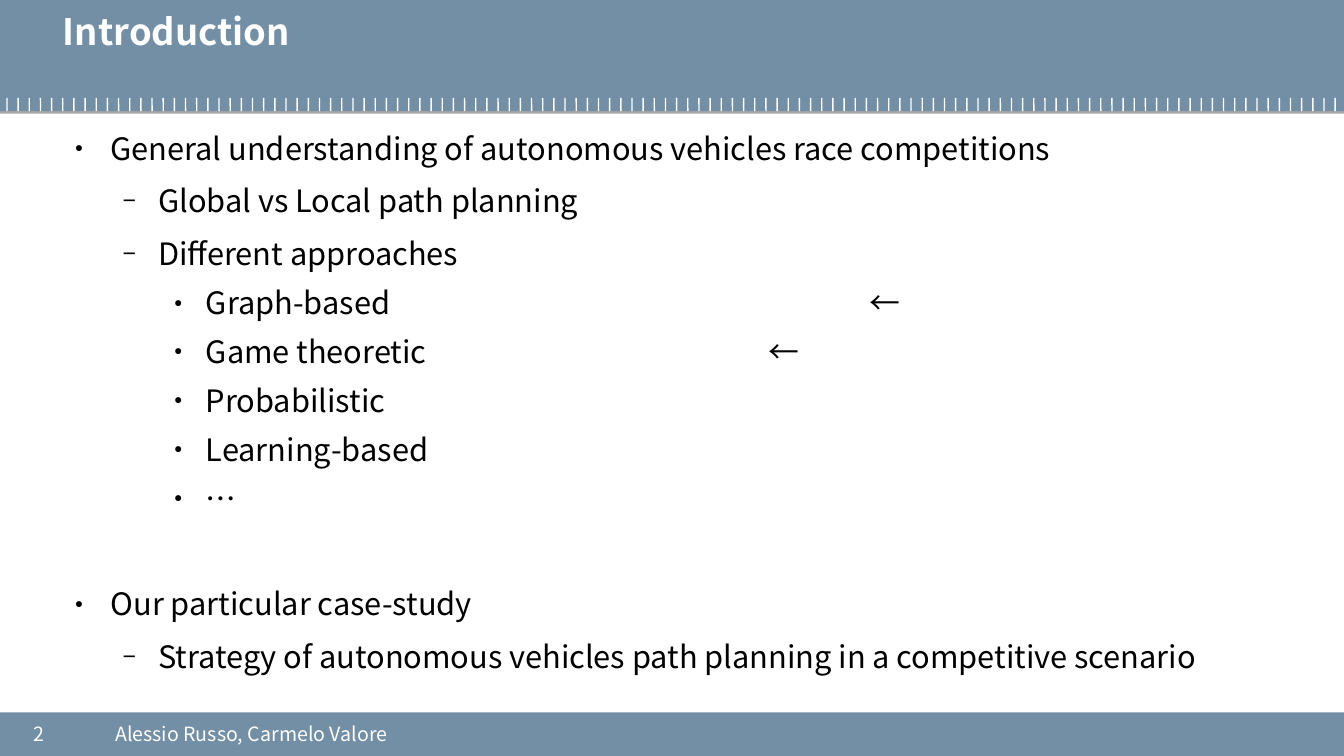
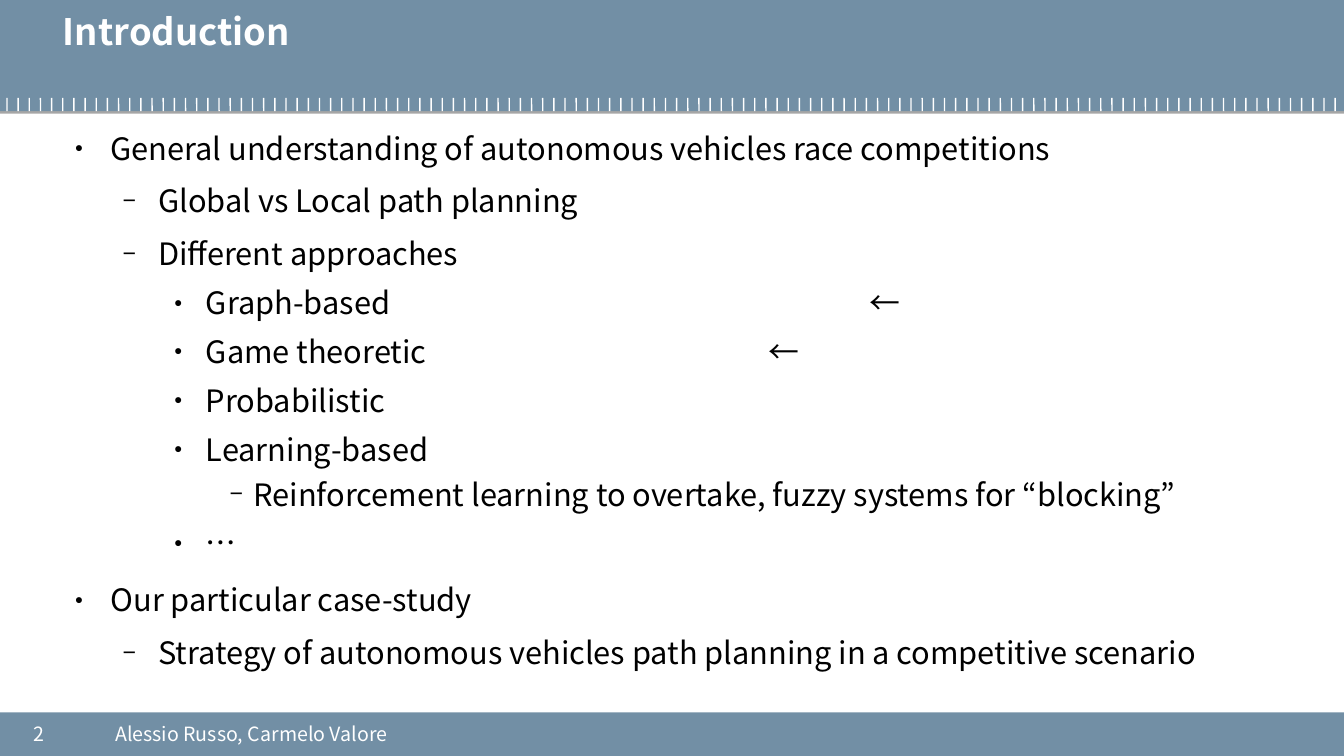
Before and after one commit to cvalore/mida2-project, a slide deck: slide 2 of presentazione_06-05-2020.odp. Drawn at 1344x756 pixels with LibreOffice and Linux fonts; fonts in the diff are those of the drawing; background and template pictures are left out. Boxes give left, top, right and bottom in pixels: in the first picture for what was removed or moved away, otherwise in the second. Text is boxed around its words. In the diff, an @@ line names an element or a change of style, - is before the commit and + after.

```diff
--- a/presentazione_06-05-2020.odp
+++ b/presentazione_06-05-2020.odp
@@ text at [253,481,1176,514]: paragraph added @@
+      − Reinforcement learning to overtake, fuzzy systems for “blocking”
```
Also in this commit, not shown: 8 other slides changed, 5 slides added, 1 slide removed.
